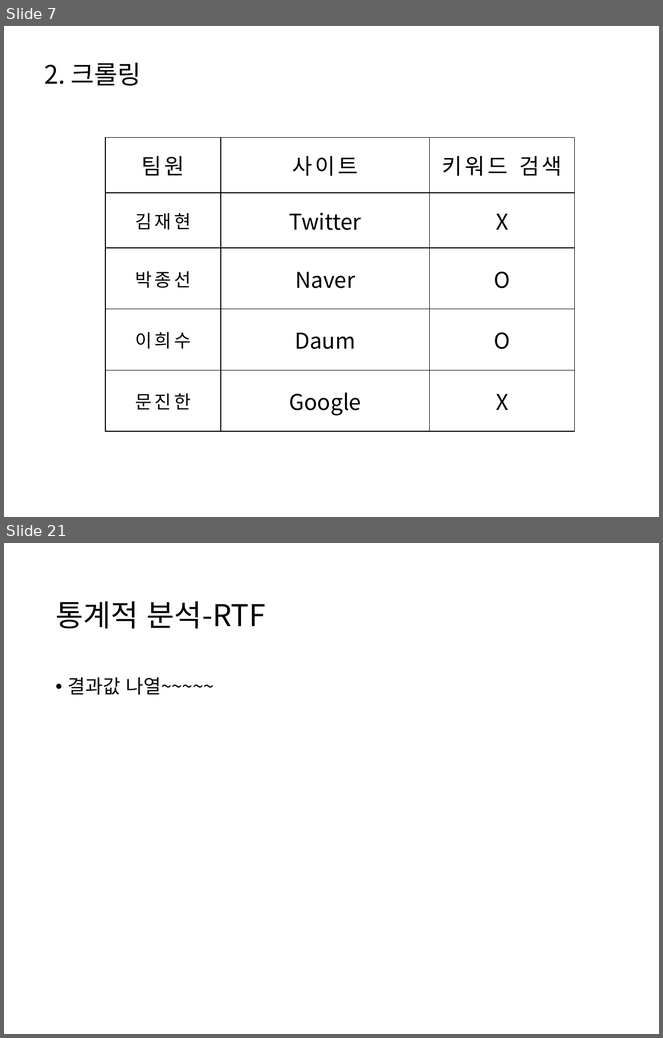
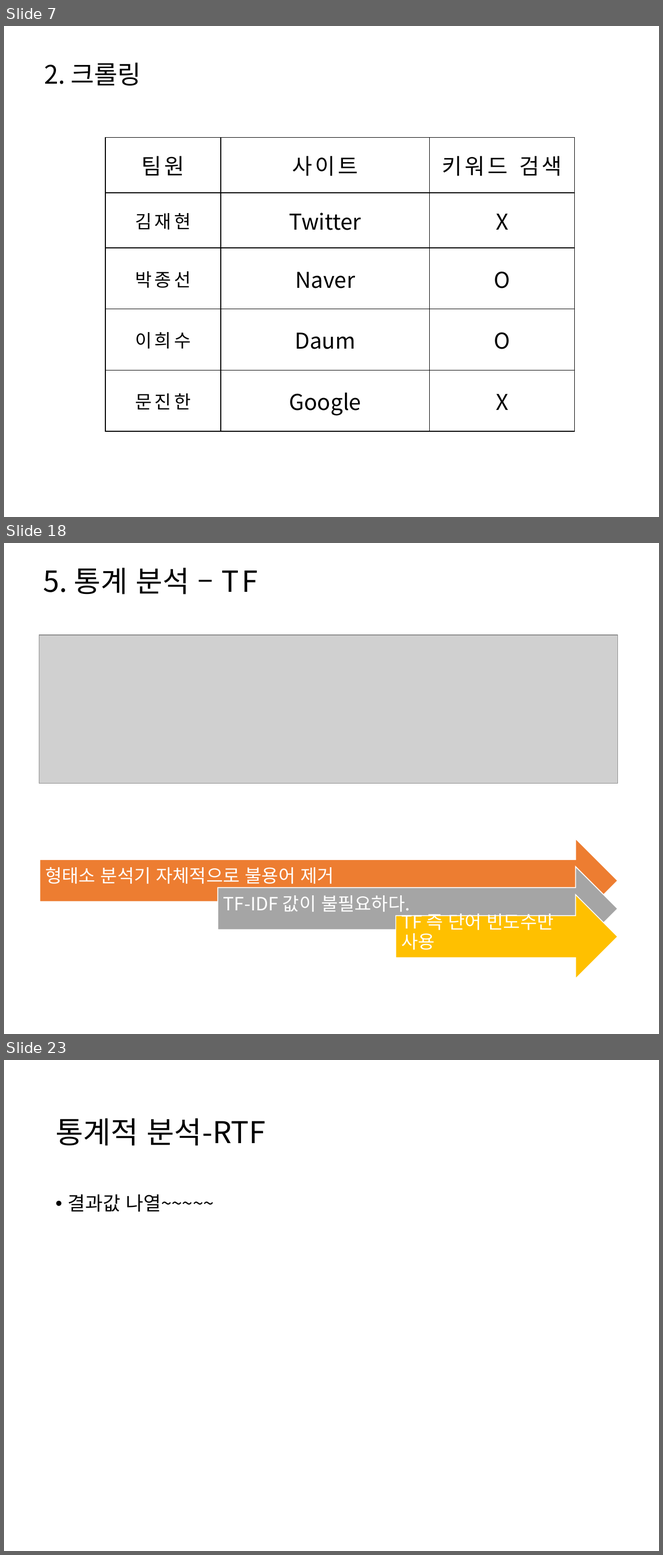
Before and after one commit to HaYongdae/issuewhatshow, a slide deck: doc/최종 PPT.pptx. Shown one above the other, each under a label of ours: slides 7 and 21 before the commit, slides 7, 18 and 23 after it; the slides between them are not shown. The pictures are 663x1038 and 663x1555 pixels, drawn with LibreOffice and Linux fonts; fonts in the diff are those of the drawing; grey boxes stand for pictures. Boxes give left, top, right and bottom in pixels: in the first picture for what was removed or moved away, otherwise in the second. Text is boxed around its words. In the diff, an @@ line names an element or a change of style, - is before the commit and + after.

```diff
--- a/doc/최종 PPT.pptx
+++ b/doc/최종 PPT.pptx
@@ slide 18 added at (4,543,659,1034), background #FFFFFF @@
@@ title added at (44,567,258,594), 32 pt, text #000000 @@
+5. 통계 분석 – TF
@@ picture added at (39,635,618,783) @@
@@ group added at (40,838,618,979): 3 right arrows, 3 texts @@
+형태소 분석기 자체적으로 불용어 제거
+TF-IDF 값이 불필요하다.
+TF 즉 단어 빈도수만 사용
@@ what was slide 21 is now slide 23 @@
```
Also in this commit, not shown: 9 slides changed, 5 other slides added, 4 slides removed.
